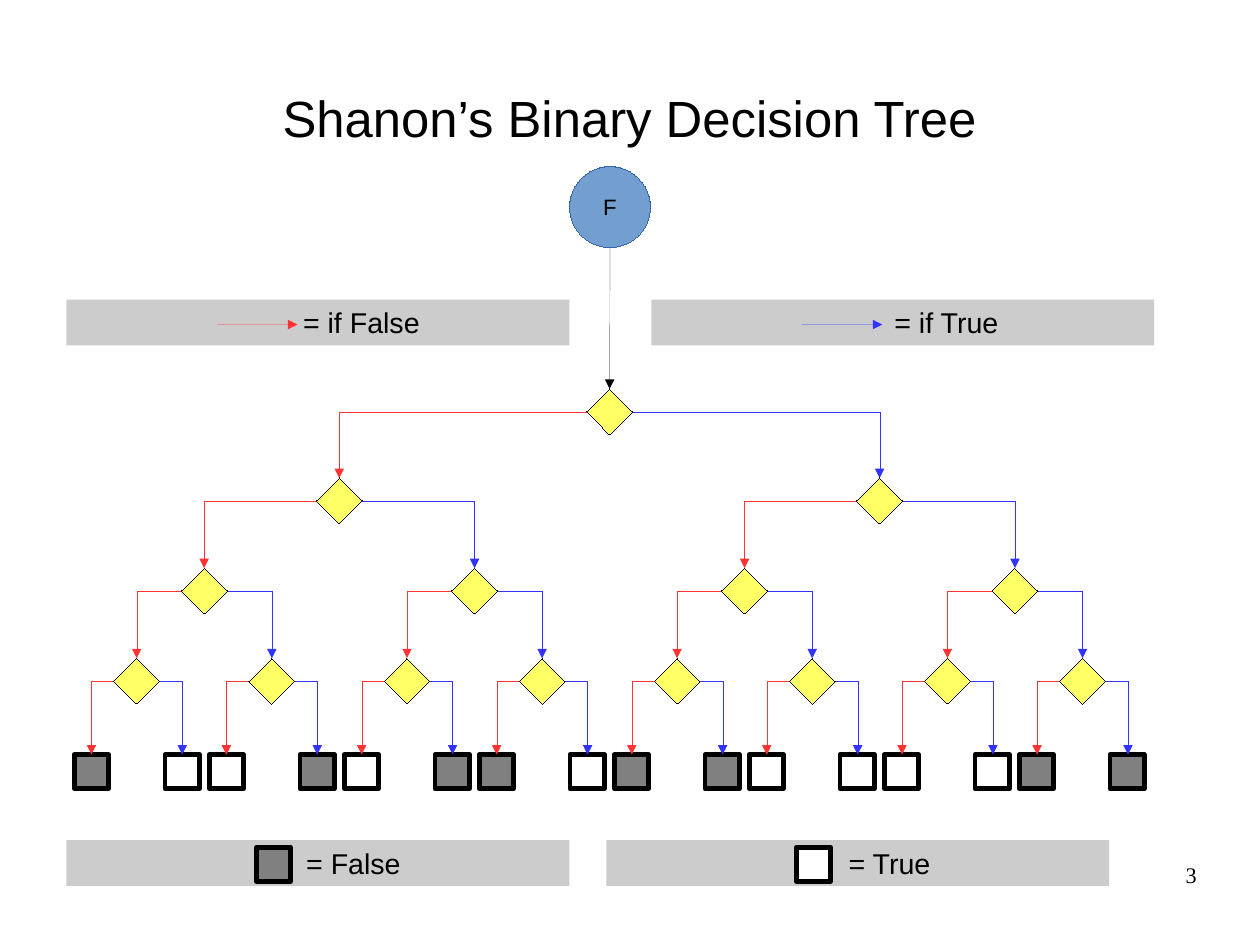
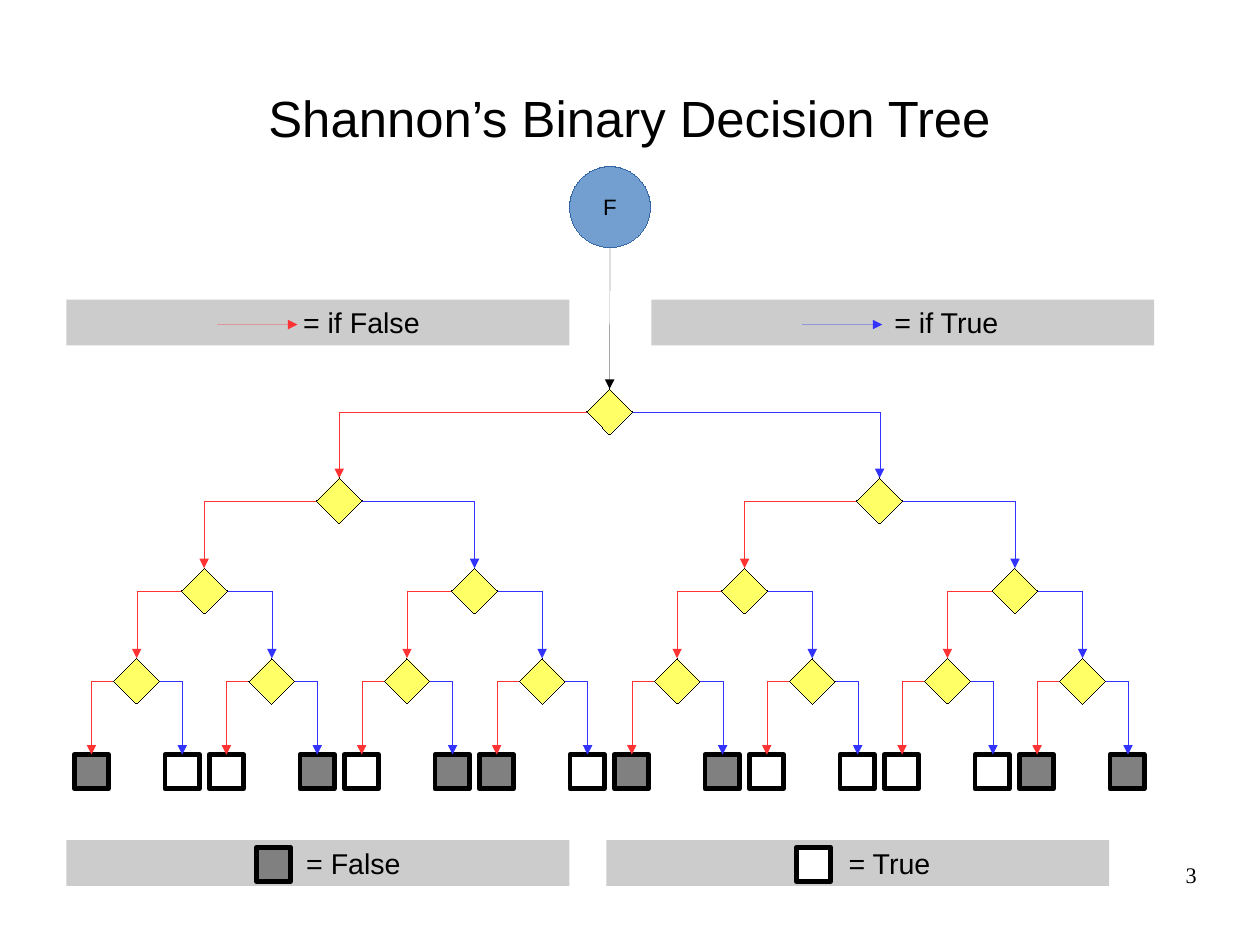
Before and after one commit to FenouilletLucas/DAGaml, a slide deck: slide 3 of doc/2017-06-22-odp-talk/final.odp. Drawn at 1260x946 pixels with LibreOffice and Linux fonts; fonts in the diff are those of the drawing. Boxes give left, top, right and bottom in pixels: in the first picture for what was removed or moved away, otherwise in the second. Text is boxed around its words. In the diff, an @@ line names an element or a change of style, - is before the commit and + after.

```diff
--- a/doc/2017-06-22-odp-talk/final.odp
+++ b/doc/2017-06-22-odp-talk/final.odp
@@ title at bbox=[268, 100, 991, 147]: text changed @@
-Shanon’s Binary Decision Tree
+Shannon’s Binary Decision Tree
```
Also in this commit, not shown: 2 other slides changed, 18 other files.
